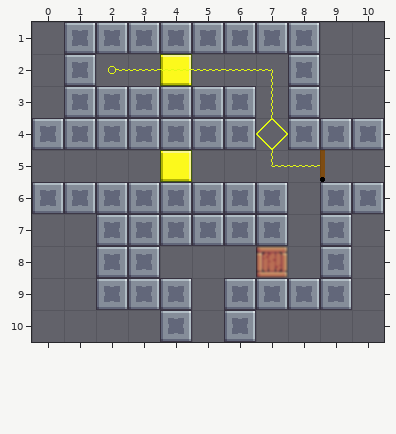
One commit to this Tiled map (JSON): Assets/Level_Editor/TileMap/Room_4.tmj. The first picture shows the starting point.
Cells are 32x32 px. Shown: x 0..10, y 1..10.
The same view after the edit:
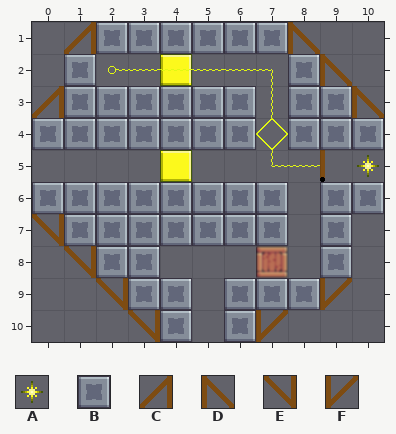
Key: from "tileSet": A 20, B 33, C 106, D 107, E 116, F 117.
_ is an empty cell.
Changes in this commit:
Layer "Blocks":
Tile B is added in row 3 at x 9; in row 7 at x 1.
Tile C replaces tile B in row 1 at x 1.
Tile C is added in row 3 at x 0.
Tile D replaces tile B in row 1 at x 8.
Tile D is added in row 2 at x 9; in row 3 at x 10.
Tile E replaces tile B in row 9 at x 2.
Tile E is added in row 7 at x 0; in row 8 at x 1; in row 10 at x 3.
Tile F replaces tile B in row 9 at x 9.
Tile F is added in row 10 at x 7.
Layer "Overlap":
Tile A is added in row 5 at x 10.
Pixel boxes of the changes (left, top, right, bottom) in both pictures:
changed: (64, 22, 96, 54)
changed: (288, 22, 384, 118)
added: (32, 86, 64, 118)
added: (357, 155, 379, 177)
changed: (32, 214, 160, 342)
changed: (320, 278, 352, 310)
added: (256, 310, 288, 342)
